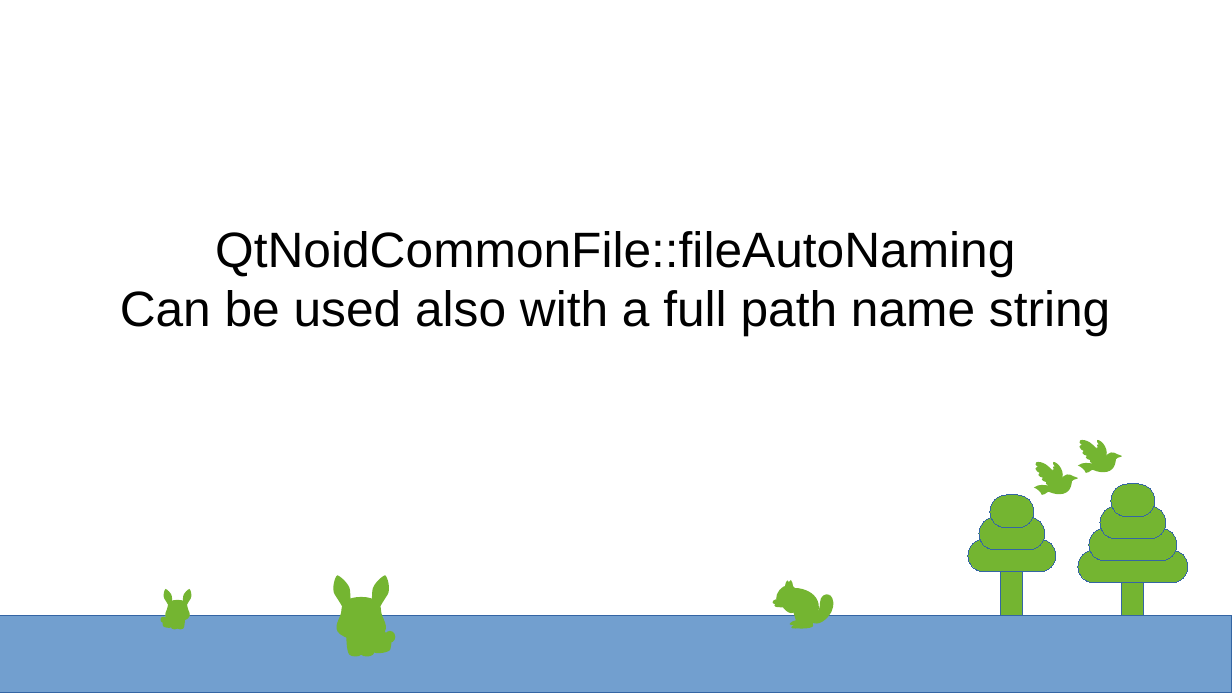
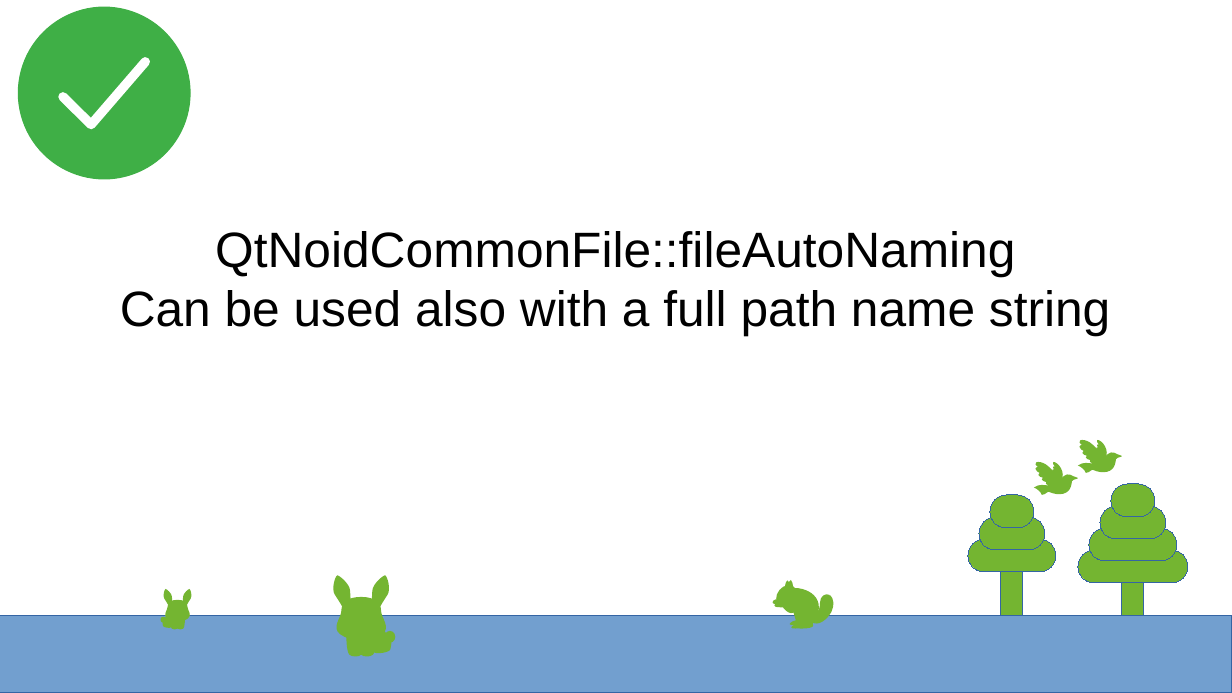
Before and after one commit to g-gualeni/QtNoid2, a slide deck: slide 7 of UserStories/QtNoidCommon_UserStories.odp (slide 4 before the commit). Drawn at 1232x693 pixels with LibreOffice and Linux fonts; fonts in the diff are those of the drawing. Boxes give left, top, right and bottom in pixels: in the first picture for what was removed or moved away, otherwise in the second. Text is boxed around its words. In the diff, an @@ line names an element or a change of style, - is before the commit and + after.

```diff
--- a/UserStories/QtNoidCommon_UserStories.odp
+++ b/UserStories/QtNoidCommon_UserStories.odp
@@ ellipse added at (18, 7, 190, 179), fill #3FAF46, outline #3FAF46 0.79 pt @@
@@ freeform shape added at (63, 61, 145, 124), outline #FFFFFF 6.01 pt @@
```
Also in this commit, not shown: 1 slide added, 14 other files.
